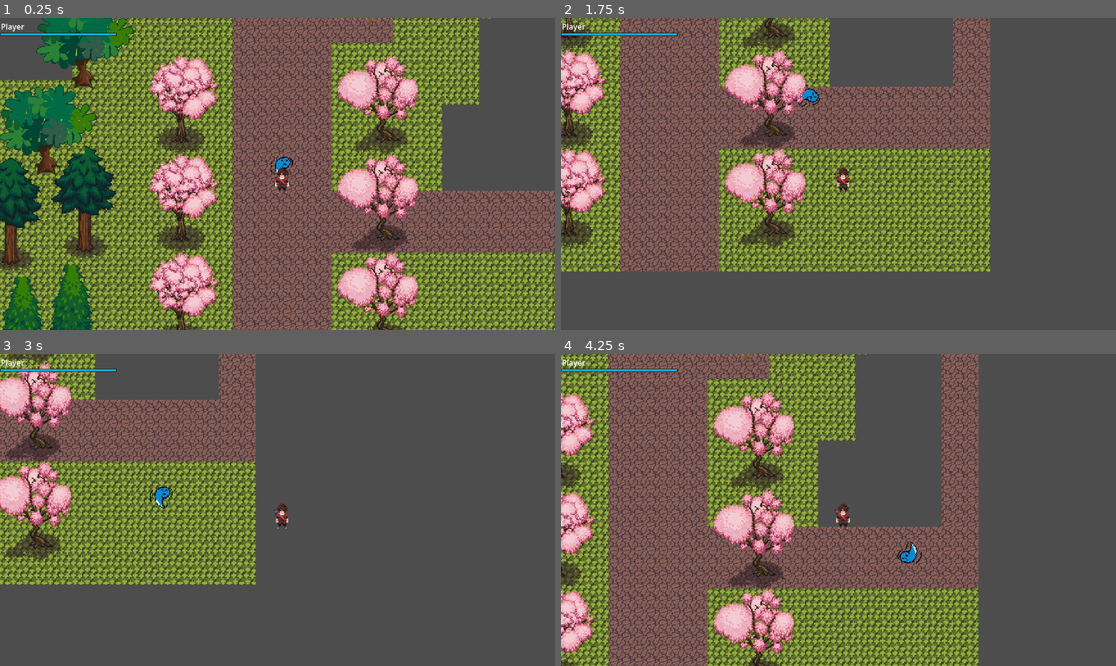
Above: before the commit, frames 1-4 (two rows, left to right).
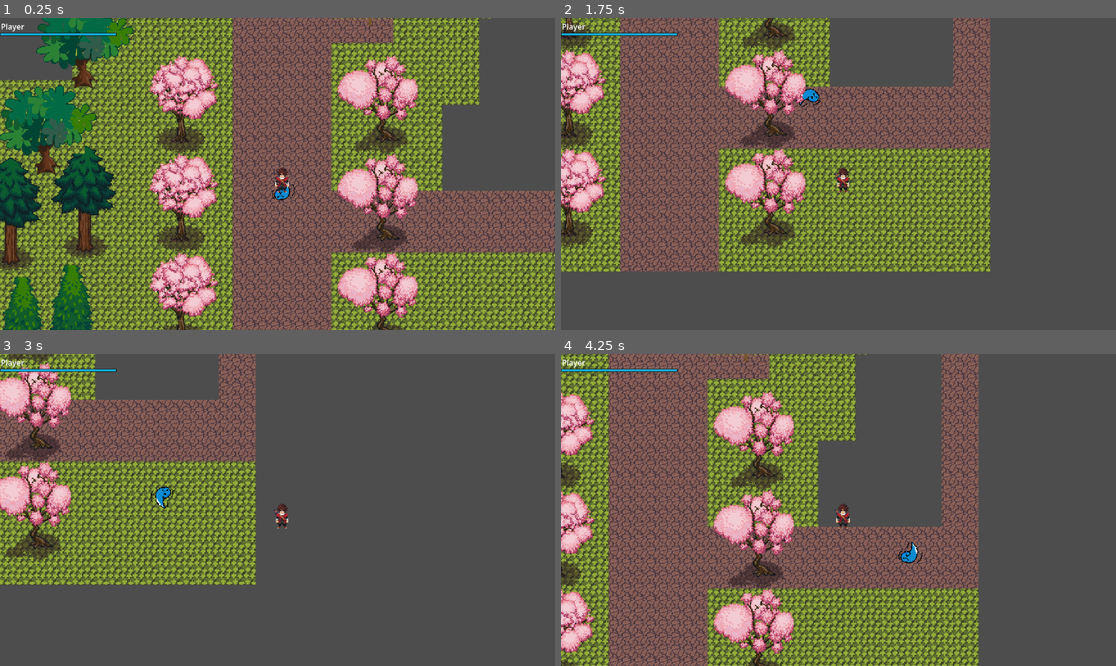
Above: after the commit, the same moments.

Repository: midnightsnackoreos-prog/Steps
Game: Godot game, scene res://Collaborations/scenes/game.tscn
Two runs of this game, one before a commit and one after it. Both use one fixed random seed, a clock stepped at 60 frames per second and the inputs below. Before the commit the project starts from res://Collaborations/game.tscn.
Inputs:
- Up to frame 1 (0.25 s): no input
- Up to frame 2 (1.75 s): hold Right (right) 0.53-1.28 s; tap E (interact) at 0.6, 1.35 s; hold Down (down) from 1.28 s (still down)
- Up to frame 3 (3 s): release Down (down) at 2.03 s; hold Right (right) 2.03-2.78 s; tap E (interact) at 2.1, 2.85 s; hold Up (up) from 2.78 s (still down)
- Up to frame 4 (4.25 s): release Up (up) at 3.53 s; hold Left (left) from 3.53 s (still down); tap E (interact) at 3.6 s

The runs differ from the first frame. In frame 1, 0.2% of the frame differs, in the area x 48-54%, y 44-59%; in frame 2, less than 0.1%; in frame 3, 0.1%; in frame 4, 0.1%.

Commit message:
adding folders to collab

Diff:
--- a/Collaborations/game.tscn
+++ b/Collaborations/scenes/game.tscn
@@ -1,14 +1,14 @@
 [gd_scene format=4 uid="uid://bqvdg7pouxqmn"]
 
-[ext_resource type="PackedScene" uid="uid://2kbctv414qu3" path="res://Ryan/scenes/map.tscn" id="1_e2o6t"]
-[ext_resource type="PackedScene" uid="uid://cm4inw2paf7ug" path="res://Collaborations/player.tscn" id="1_lniwr"]
-[ext_resource type="PackedScene" uid="uid://cpkpa0dmt5c6t" path="res://Ryan/scenes/sign.tscn" id="2_feb5d"]
-[ext_resource type="Texture2D" uid="uid://4vamcw5nho0l" path="res://Ryan/ASSET/stairs.png" id="3_a45je"]
-[ext_resource type="PackedScene" uid="uid://p41n4cfshls6" path="res://Milton/SCENES/wisp.tscn" id="3_cfvqc"]
-[ext_resource type="PackedScene" uid="uid://das3b27j8k03q" path="res://Ryan/scenes/shrine.tscn" id="5_cfvqc"]
+[ext_resource type="PackedScene" uid="uid://cm4inw2paf7ug" path="res://Collaborations/scenes/player.tscn" id="1_tu25v"]
+[ext_resource type="PackedScene" uid="uid://2kbctv414qu3" path="res://Ryan/scenes/map.tscn" id="2_ld47v"]
+[ext_resource type="Texture2D" uid="uid://4vamcw5nho0l" path="res://Ryan/ASSET/stairs.png" id="3_jx3kj"]
+[ext_resource type="PackedScene" uid="uid://p41n4cfshls6" path="res://Milton/SCENES/wisp.tscn" id="4_4fwr1"]
+[ext_resource type="PackedScene" uid="uid://cpkpa0dmt5c6t" path="res://Ryan/scenes/sign.tscn" id="5_2n5je"]
+[ext_resource type="PackedScene" uid="uid://das3b27j8k03q" path="res://Ryan/scenes/shrine.tscn" id="6_oe54y"]
 
 [sub_resource type="TileSetAtlasSource" id="TileSetAtlasSource_q6vdl"]
-texture = ExtResource("3_a45je")
+texture = ExtResource("3_jx3kj")
 0:0/0 = 0
 1:0/0 = 0
 2:0/0 = 0
@@ -4143,14 +4143,14 @@
 
 [node name="Game" type="Node2D" unique_id=2025736409]
 
-[node name="Player" parent="." unique_id=448614660 instance=ExtResource("1_lniwr")]
+[node name="Player" parent="." unique_id=448614660 instance=ExtResource("1_tu25v")]
 z_index = 1
 
 [node name="Camera2D" type="Camera2D" parent="Player" unique_id=1307286276]
 position = Vector2(-6, -6)
 zoom = Vector2(1.6, 1.6)
 
-[node name="Map" parent="." unique_id=1295569904 instance=ExtResource("1_e2o6t")]
+[node name="Map" parent="." unique_id=1295569904 instance=ExtResource("2_ld47v")]
 
 [node name="Sakura Trees" parent="Map" index="0" unique_id=409966419]
 tile_map_data = PackedByteArray("AAAEAAcAAAAEAAEAAAAEAAgAAAAEAAIAAAAEAAkAAAAEAAMAAAAFAAcAAAAFAAEAAAAFAAgAAAAFAAIAAAAFAA …(7712 unchanged characters)…
@@ -4174,12 +4174,13 @@
 tile_map_data = PackedByteArray("AAAWAOj/AAA6AAMAAAAWAOn/AAA6AAQAAAAWAOr/AAA6AAUAAAAWAOv/AAA6AAYAAAAWAOz/AAA6AAcAAAAWAO …(8384 unchanged characters)…
 tile_set = SubResource("TileSet_1injx")
 
-[node name="wisp" parent="." unique_id=2056561412 instance=ExtResource("3_cfvqc")]
+[node name="wisp" parent="." unique_id=2056561412 instance=ExtResource("4_4fwr1")]
+position = Vector2(1, 0)
 
-[node name="Sign" parent="." unique_id=1176966440 instance=ExtResource("2_feb5d")]
+[node name="Sign" parent="." unique_id=1176966440 instance=ExtResource("5_2n5je")]
 position = Vector2(63, -78)
 
-[node name="Shrine" parent="." unique_id=239808019 instance=ExtResource("5_cfvqc")]
+[node name="Shrine" parent="." unique_id=239808019 instance=ExtResource("6_oe54y")]
 position = Vector2(2, -342)
 
 [node name="Panel" parent="Shrine/CanvasLayer" parent_id_path=PackedInt32Array(239808019, 1403950919) index="0" unique_id=1261798101]
Renamed: Collaborations/map.tscn -> Collaborations/scenes/map.tscn
Renamed: Collaborations/player.tscn -> Collaborations/scenes/player.tscn
